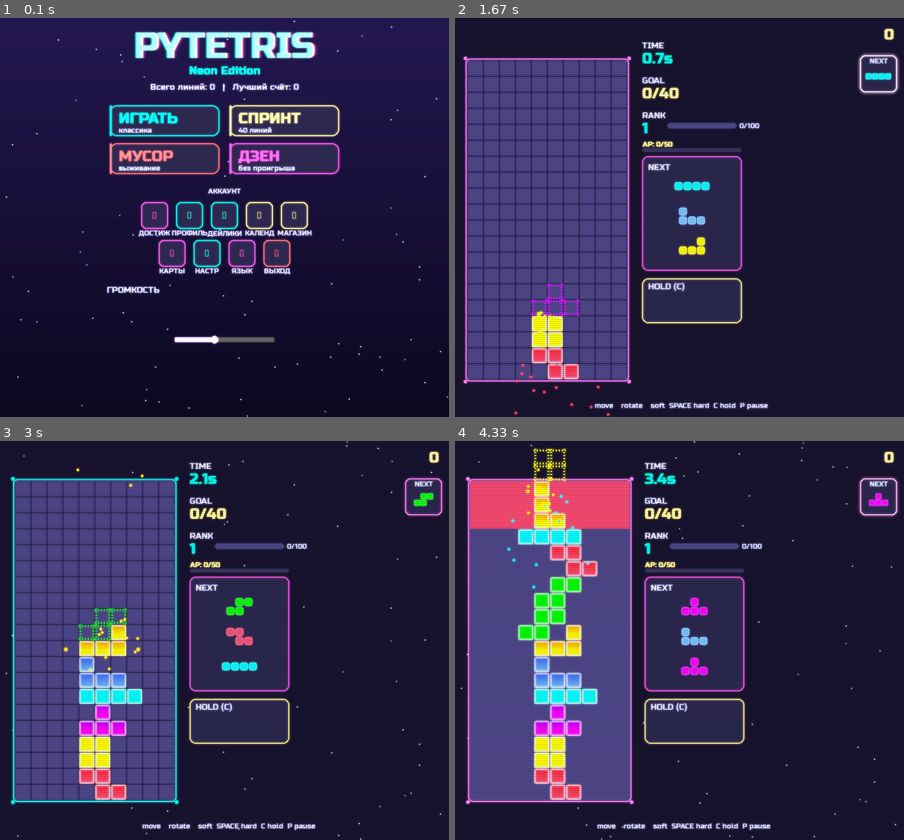
Above: before the commit, frames 1-4 (two rows, left to right).
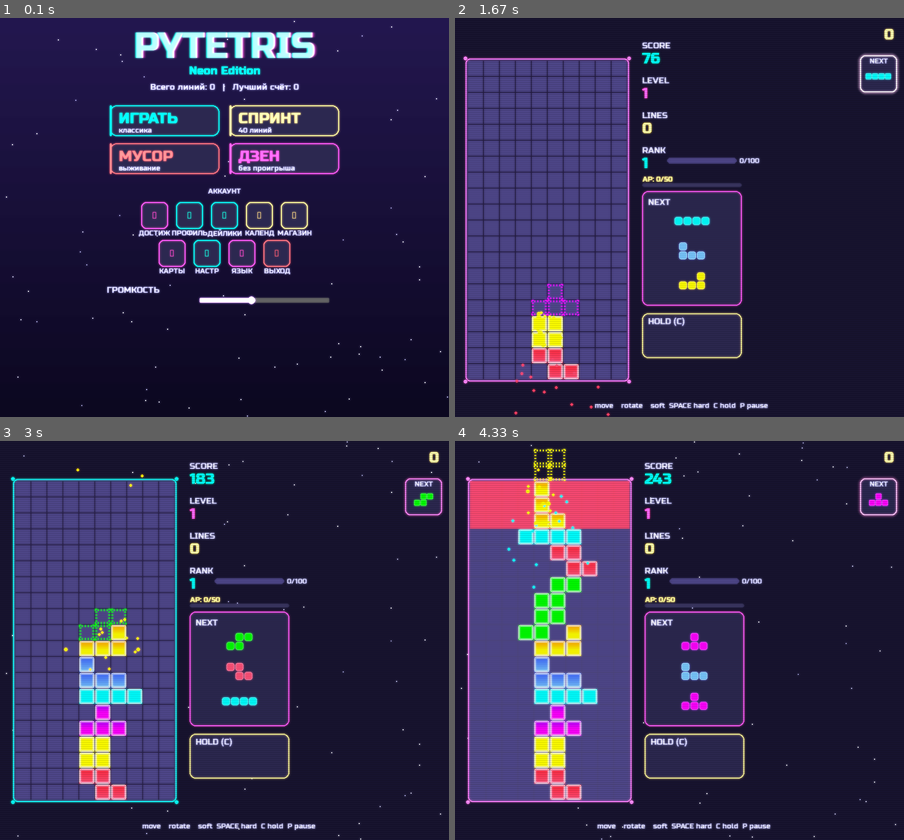
Above: after the commit, the same moments.

Repository: Folombas/PyGame2026
Game: pygame game, started from PyTetris/main.py
Same seed, same stepped clock (60 frames per second), same inputs: the game is played once before the commit and once after it.
Inputs (mouse positions are in pixels of both pictures, inside the frame that each line leads up to):
- Up to frame 1 (0.1 s): no input
- Up to frame 2 (1.67 s): hold Up 0.33-0.8 s; click (621, 121) at 0.88 s, where only the run after the commit has a clickable "ИГРАТЬ"; tap Space at 1.17, 1.57 s; hold Up from 1.5 s (still down); move the mouse to (571, 221) at 1.53 s
- Up to frame 3 (3 s): tap Space at 1.87, 2.07, 2.37, 2.73 s; release Up at 1.97 s; hold Right 2-2.63 s; move the mouse to (269, 728) at 2.03 s; hold Down from 2.67 s (still down); move the mouse to (85, 736) at 2.7 s
- Up to frame 4 (4.33 s): release Down at 3.03 s; hold Left 3.07-3.53 s; move the mouse to (746, 500) at 3.1 s; tap Space at 3.13, 3.43, 3.63, 3.93, 4.13 s; hold Right 3.57-4.03 s; move the mouse to (845, 780) at 3.6 s; hold Up from 4.07 s (still down); move the mouse to (733, 676) at 4.1 s

The runs differ from the first frame. In frame 1, 0.8% of the frame differs, in the area x 38-74%, y 69-82%; in frame 2, 7.5%, in the area x 41-68%, y 5-86%; in frame 3, 7.5%; in frame 4, 7.5%.

Commit message:
feat(ui): rebuild menu with invisible hotzones for cards and icon grid

Diff:
--- a/PyTetris/main.py
+++ b/PyTetris/main.py
@@ -129,25 +129,56 @@
 
 def rebuild_menu():
     global menu_buttons, volume_slider, sfx_slider, ghost_toggle, shake_toggle, speed_slider, grid_toggle
+    # Невидимые кнопки-хотзоны поверх кастомной отрисовки draw_menu
+    # Карточки режимов (2×2)
+    card_w, card_h = 220, 62
+    gap_x, gap_y = 20, 14
+    total_w = card_w * 2 + gap_x
+    start_x = (S.WIDTH - total_w) // 2
+    start_y = 175
+
+    # Центры карточек
+    cx0 = start_x + card_w // 2
+    cx1 = start_x + card_w + gap_x + card_w // 2
+    cy0 = start_y + card_h // 2
+    cy1 = start_y + card_h + gap_y + card_h // 2
+
+    # Иконки-сетка
+    icon_size = 54
+    icon_gap = 16
+    row1_y = start_y + 2 * (card_h + gap_y) + 20 + 22 + 22
+    row2_y = row1_y + icon_size + 22
+
+    def icon_cx(i, n):
+        total = n * icon_size + (n - 1) * icon_gap
+        sx = (S.WIDTH - total) // 2
+        return sx + i * (icon_size + icon_gap) + icon_size // 2
+
     menu_buttons = [
-        ui.Button(locale.t("play"),    S.WIDTH // 2, 175, 240, 30, lambda: start_game(False, "classic")),
-        ui.Button(locale.t("sprint"),  S.WIDTH // 2, 210, 240, 30, lambda: start_game(False, "sprint"), accent=S.GOLD),
-        ui.Button(locale.t("survival"),S.WIDTH // 2, 245, 240, 30, lambda: start_game(False, "survival"), accent=S.DANGER),
-        ui.Button(locale.t("zen"),     S.WIDTH // 2, 280, 240, 30, lambda: start_game(True, "classic"), accent=S.ACCENT2),
-        ui.Button(locale.t("lb"),      S.WIDTH // 2, 315, 240, 30, lambda: set_state(SCORES), accent=S.GOLD),
-        ui.Button(locale.t("ach"),     S.WIDTH // 2, 350, 240, 28, lambda: set_state(ACHS), accent=S.ACCENT2),
-        ui.Button("👤 PROFILE",        S.WIDTH // 2, 383, 240, 26, lambda: set_state(PROFILE), accent=S.ACCENT2),
-        ui.Button(locale.t("daily"),   S.WIDTH // 2, 414, 240, 26, lambda: set_state(DAILY), accent=S.ACCENT),
-        ui.Button("📅 WEEKLY",          S.WIDTH // 2, 445, 240, 22, lambda: set_state(WEEKLY), accent=S.ACCENT),
-        ui.Button("🎁 CALENDAR",       S.WIDTH // 2, 470, 240, 22, lambda: set_state(CALENDAR), accent=S.GOLD),
-        ui.Button("🛒 SHOP",           S.WIDTH // 2, 495, 240, 22, lambda: set_state(SHOP), accent=S.GOLD),
-        ui.Button("🎴 CARDS",          S.WIDTH // 2, 520, 240, 22, lambda: set_state(COLLECTION), accent=S.ACCENT2),
-        ui.Button(locale.t("settings"),S.WIDTH // 2, 545, 240, 20, lambda: set_state(SETTINGS), accent=S.ACCENT),
-        ui.Button(locale.t("lang"),    S.WIDTH // 2, 568, 240, 20, toggle_lang, accent=S.ACCENT2),
-        ui.Button(locale.t("quit"),    S.WIDTH // 2, 591, 240, 20, quit_game, accent=S.DANGER),
+        # Mode cards
+        ui.Button("", cx0, cy0, card_w, card_h, lambda: start_game(False, "classic")),
+        ui.Button("", cx1, cy0, card_w, card_h, lambda: start_game(False, "sprint")),
+        ui.Button("", cx0, cy1, card_w, card_h, lambda: start_game(False, "survival")),
+        ui.Button("", cx1, cy1, card_w, card_h, lambda: start_game(True, "classic")),
+        # Icon row 1
+        ui.Button("", icon_cx(0, 5), row1_y + icon_size // 2, icon_size, icon_size, lambda: set_state(ACHS)),
+        ui.Button("", icon_cx(1, 5), row1_y + icon_size // 2, icon_size, icon_size, lambda: set_state(PROFILE)),
+        ui.Button("", icon_cx(2, 5), row1_y + icon_size // 2, icon_size, icon_size, lambda: set_state(DAILY)),
+        ui.Button("", icon_cx(3, 5), row1_y + icon_size // 2, icon_size, icon_size, lambda: set_state(CALENDAR)),
+        ui.Button("", icon_cx(4, 5), row1_y + icon_size // 2, icon_size, icon_size, lambda: set_state(SHOP)),
+        # Icon row 2
+        ui.Button("", icon_cx(0, 4), row2_y + icon_size // 2, icon_size, icon_size, lambda: set_state(COLLECTION)),
+        ui.Button("", icon_cx(1, 4), row2_y + icon_size // 2, icon_size, icon_size, lambda: set_state(SETTINGS)),
+        ui.Button("", icon_cx(2, 4), row2_y + icon_size // 2, icon_size, icon_size, toggle_lang),
+        ui.Button("", icon_cx(3, 4), row2_y + icon_size // 2, icon_size, icon_size, quit_game),
     ]
+
     if volume_slider is None:
-        volume_slider = ui.Slider(S.WIDTH // 2 - 100, 640, 200, 10, 0.4)
+        slider_y = row2_y + icon_size + 40
+        volume_slider = ui.Slider(S.WIDTH // 2 - 50, slider_y, 260, 10, 0.4)
+
+    # Остальные элементы (настройки)
+    if sfx_slider is None:
         sfx_slider = ui.Slider(S.WIDTH // 2 - 100, 300, 200, 10, 0.6)
         ghost_toggle = ui.Toggle(S.WIDTH // 2 + 50, 360, 60, 26, True)
         shake_toggle = ui.Toggle(S.WIDTH // 2 + 50, 420, 60, 26, True)
